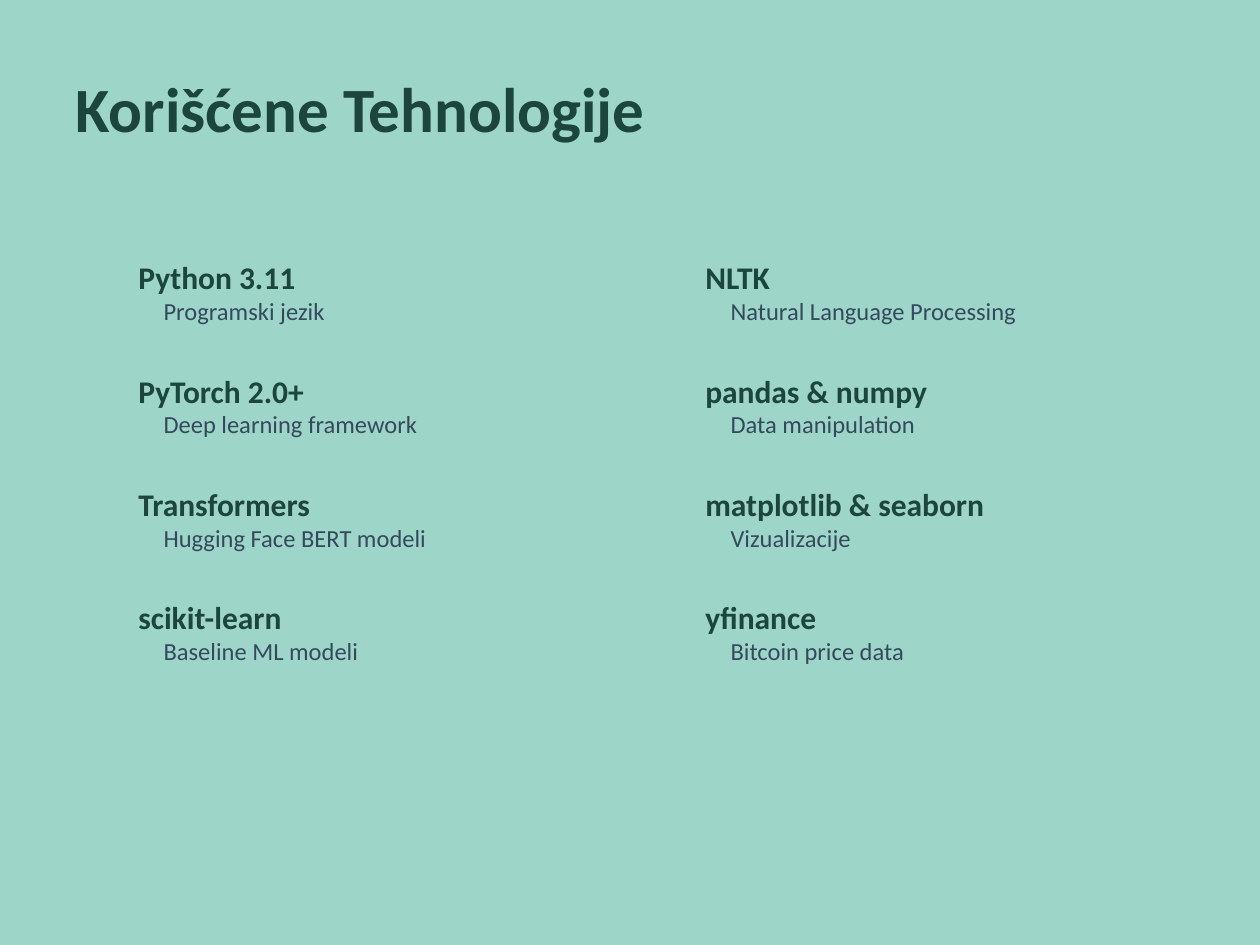
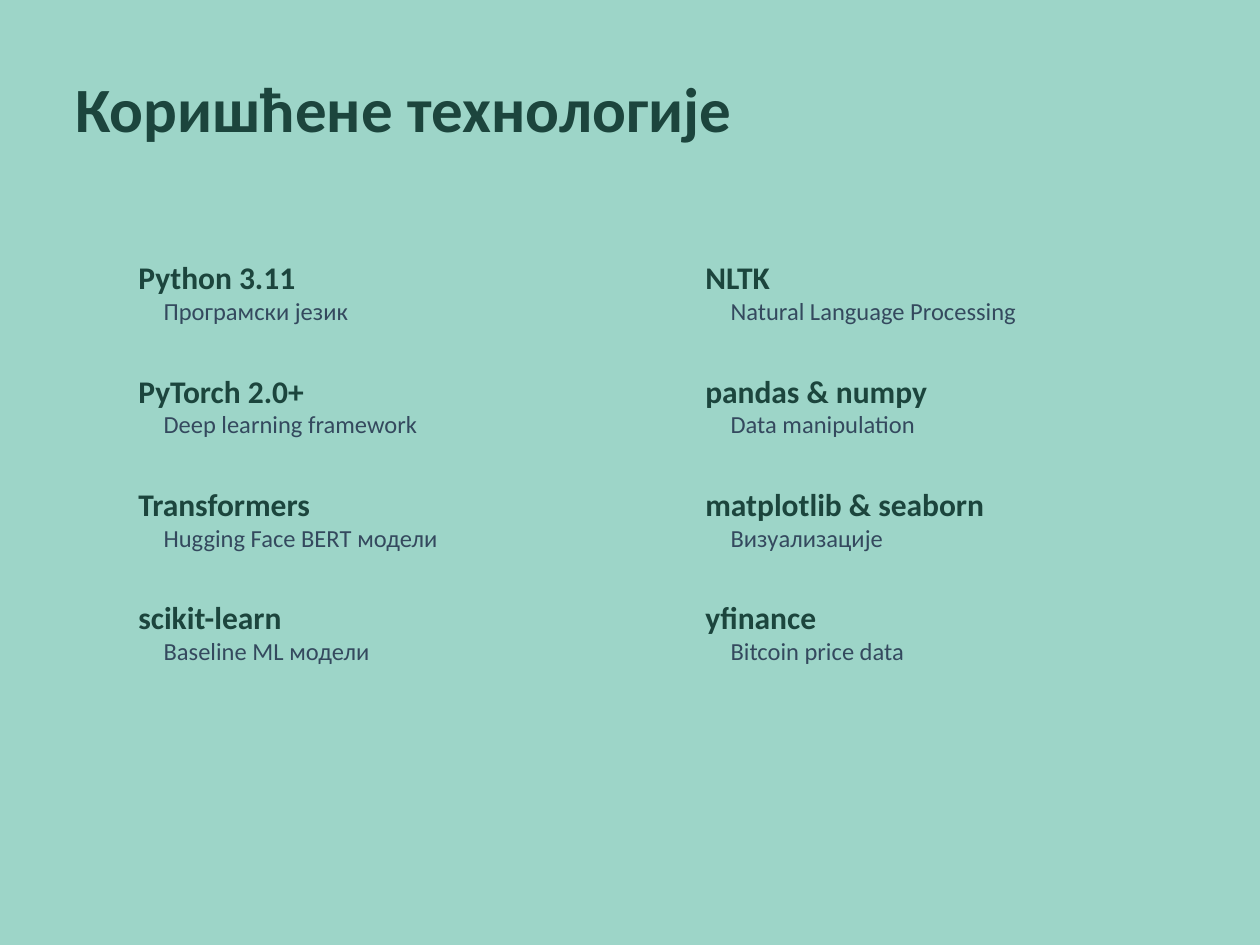
Before and after one commit to borisletic/diplomski, a slide deck: slide 7 of Prezentacija_Diplomski_Boris_Letic_RA_207_2021.pptx. Drawn at 1260x945 pixels with LibreOffice and Linux fonts; fonts in the diff are those of the drawing. Boxes give left, top, right and bottom in pixels: in the first picture for what was removed or moved away, otherwise in the second. Text is boxed around its words. In the diff, an @@ line names an element or a change of style, - is before the commit and + after.

```diff
--- a/Prezentacija_Diplomski_Boris_Letic_RA_207_2021.pptx
+++ b/Prezentacija_Diplomski_Boris_Letic_RA_207_2021.pptx
@@ text at box(75, 88, 731, 143): text changed @@
-Korišćene Tehnologije
+Коришћене технологије
@@ text at box(164, 303, 348, 324): text changed @@
-Programski jezik
+Програмски језик
@@ text at box(164, 530, 437, 551): text changed @@
-Hugging Face BERT modeli
+Hugging Face BERT модели
@@ text at box(731, 530, 883, 551): text changed @@
-Vizualizacije
+Визуализације
@@ text at box(164, 643, 369, 664): text changed @@
-Baseline ML modeli
+Baseline ML модели
```
Also in this commit, not shown: 7 other slides changed, 8 slides added, 8 slides removed.
